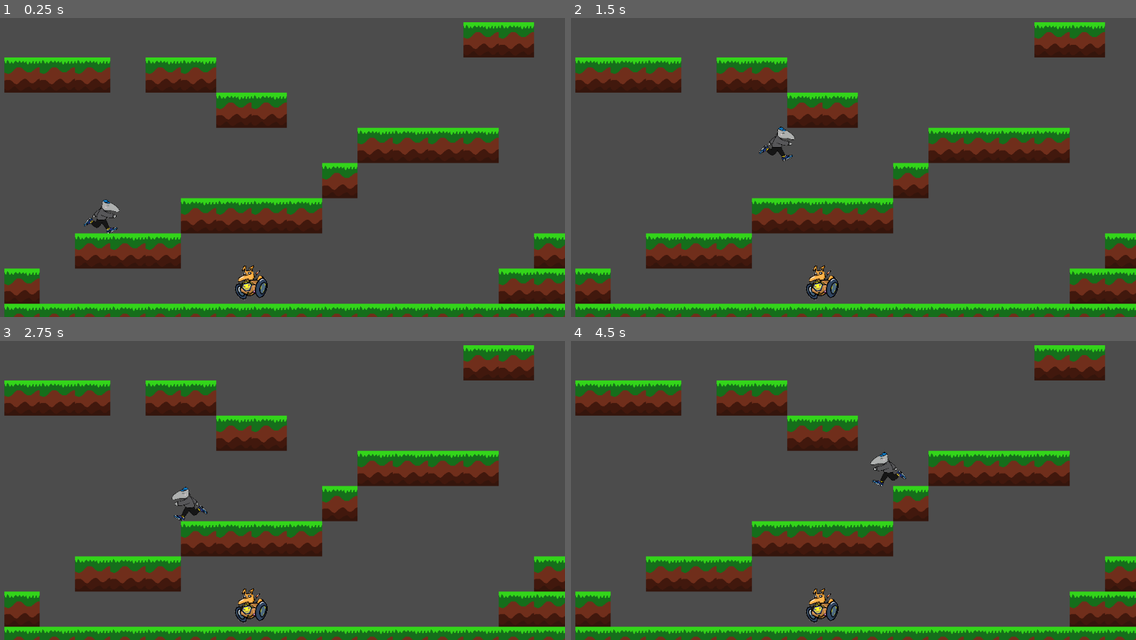
Above: before the commit, frames 1-4 (two rows, left to right).
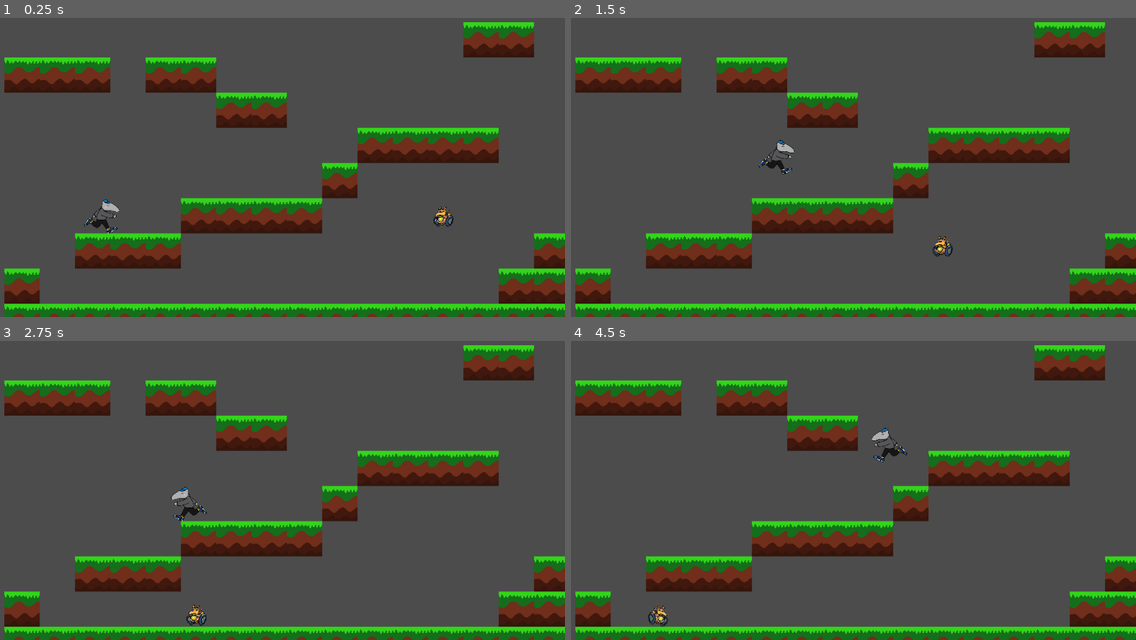
Above: after the commit, the same moments.

Repository: munizaa/Hackathon
Game: Godot game, scene res://Node2D.tscn
The game is run twice, just before and just after one commit, with the same random seed, the same clock (stepped at 60 frames per second) and the same inputs.
Inputs:
- Up to frame 1 (0.25 s): no input
- Up to frame 2 (1.5 s): hold Right (move_right) from 0.53 s (still down); tap Space (jump) at 0.6, 0.77, 1.07, 1.35 s
- Up to frame 3 (2.75 s): tap Space (jump) at 1.52, 1.82, 2.1 s; release Right (move_right) at 2.03 s; hold Left (move_left) from 2.03 s (still down)
- Up to frame 4 (4.5 s): release Left (move_left) at 2.78 s; hold Right (move_right) 2.78-4.28 s; tap Space (jump) at 2.85, 3.02, 3.32, 3.6, 3.77, 4.07, 4.35 s; hold Left (move_left) from 4.28 s (still down)

The runs differ from the first frame. In frame 1, 0.6% of the frame differs, in the area x 41-81%, y 62-95%; in frame 2, 1.0%, in the area x 33-68%, y 36-95%; in frame 3, 0.7%; in frame 4, 1.0%.

Commit message:
Add files via upload

Diff:
--- /dev/null
+++ b/TileMap/CollisionShape2D.gd
@@ -0,0 +1,30 @@
+extends CollisionShape2D
+
+# Declare member variables here. Examples:
+# var a = 2
+# var b = "text"
+
+# Called when the node enters the scene tree for the first time.
+# func _ready():
+	# add function body.
+
+# Called every frame. 'delta' is the elapsed time since the previous frame.
+#func _process(delta):
+#	pass
+
+var speed : int = 200  # speed of player
+var gravity : int = 1000  # pulls player down
+
+var vel : Vector2 = Vector2()
+
+func _physics_process(delta):
+	# gets called 60 times a second
+	vel.x = 0
+
+	# gravity
+	vel.y += gravity * delta
+
+
+func _on_EnemyMap_body_entered(body):
+	if body.has_method("hurt"):
+		body.hurt()
--- /dev/null
+++ b/TileMap/Enemy.gd
@@ -0,0 +1,45 @@
+extends KinematicBody2D
+
+# Declare member variables here. Examples:
+# var a = 2
+# var b = "text"
+
+# Called when the node enters the scene tree for the first time.
+# func _ready():
+	# add function body.
+
+var speed : int = 2  # speed of zotbot
+var gravity : int = 50  # pulls zotbot down
+var current_state = "LEFT"
+var count : int = 0
+
+var vel : Vector2 = Vector2()
+onready var zotbot : Sprite = get_node("Sprite")
+
+# Called every frame. 'delta' is the elapsed time since the previous frame.
+func _physics_process(delta):
+	# gets called 60 times a second
+
+	# apply velocity
+	vel = move_and_slide(vel, Vector2.UP)
+
+	# gravity
+	vel.y += gravity * delta
+
+	# zotbot direction
+	if vel.x > 0:
+		zotbot.flip_h = true
+	elif vel.x < 0:
+		zotbot.flip_h = false
+
+	count += 1
+	if count < 200:
+		vel.x -= speed
+	elif count > 200 and count < 450:
+		vel.x += speed
+	elif count > 450:
+		count = 0
+
+func _on_EnemyMap_body_entered(body):
+	if body.has_method("hurt"):
+		body.hurt()
--- /dev/null
+++ b/TileMap/Enemy.tscn
@@ -0,0 +1,19 @@
+[gd_scene load_steps=4 format=2]
+
+[ext_resource path="res://transparent_zotbot.png" type="Texture" id=1]
+[ext_resource path="res://Enemy.gd" type="Script" id=2]
+
+[sub_resource type="CircleShape2D" id=1]
+radius = 20.0
+
+[node name="Enemy" type="KinematicBody2D"]
+script = ExtResource( 2 )
+
+[node name="Sprite" type="Sprite" parent="."]
+rotation = 0.104915
+scale = Vector2( 0.0791684, 0.0789393 )
+texture = ExtResource( 1 )
+
+[node name="CollisionShape2D" type="CollisionShape2D" parent="."]
+position = Vector2( -1, 1 )
+shape = SubResource( 1 )
--- a/TileMap/EnemyMap.gd
+++ /dev/null
@@ -1,18 +0,0 @@
-extends Area2D
-
-# Declare member variables here. Examples:
-# var a = 2
-# var b = "text"
-
-# Called when the node enters the scene tree for the first time.
-# func _ready():
-	# add function body.
-
-# Called every frame. 'delta' is the elapsed time since the previous frame.
-#func _process(delta):
-#	pass
-
-
-func _on_EnemyMap_body_entered(body):
-	if body.has_method("hurt"):
-		body.hurt()
--- a/TileMap/Node2D.tscn
+++ b/TileMap/Node2D.tscn
@@ -2,7 +2,7 @@
 
 [ext_resource path="res://Tile.tscn" type="PackedScene" id=1]
 [ext_resource path="res://Player.tscn" type="PackedScene" id=2]
-[ext_resource path="res://EnemyMap.tscn" type="PackedScene" id=3]
+[ext_resource path="res://Enemy.tscn" type="PackedScene" id=3]
 
 [node name="Map1" type="Node2D"]
 position = Vector2( 8, 0 )
@@ -151,5 +151,5 @@
 [node name="Player" parent="." instance=ExtResource( 2 )]
 position = Vector2( 176, 416 )
 
-[node name="EnemyMap" parent="." instance=ExtResource( 3 )]
-position = Vector2( 448, 536 )
+[node name="Enemy" parent="." instance=ExtResource( 3 )]
+position = Vector2( 800, 416 )
--- a/TileMap/Player.gd
+++ b/TileMap/Player.gd
@@ -1,16 +1,17 @@
 extends KinematicBody2D
 
-var score : int = 0
-var speed : int = 200
-var jumpForce : int = 600
-var gravity : int = 800
+var score : int = 0  # +1 for each Petr
+var speed : int = 200  # speed of player
+var jumpForce : int = 400  # force of jumps
+var gravity : int = 1000  # pulls player down
+var health : int = 100
 
 var vel : Vector2 = Vector2()
 
 # sprite variable references sprite node
 # var sprite : Sprite = $Sprite
 
-onready var sprite : Sprite = get_node("Sprite")
+onready var player : Sprite = get_node("Sprite")
 
 func _physics_process(delta):
 	# gets called 60 times a second
@@ -34,6 +35,10 @@
 
 	# player direction
 	if vel.x < 0:
-		sprite.flip_h = true
+		player.flip_h = true
 	elif vel.x > 0:
-		sprite.flip_h = false
+		player.flip_h = false
+
+func hurt():
+	health -= 10
+	print(health)
